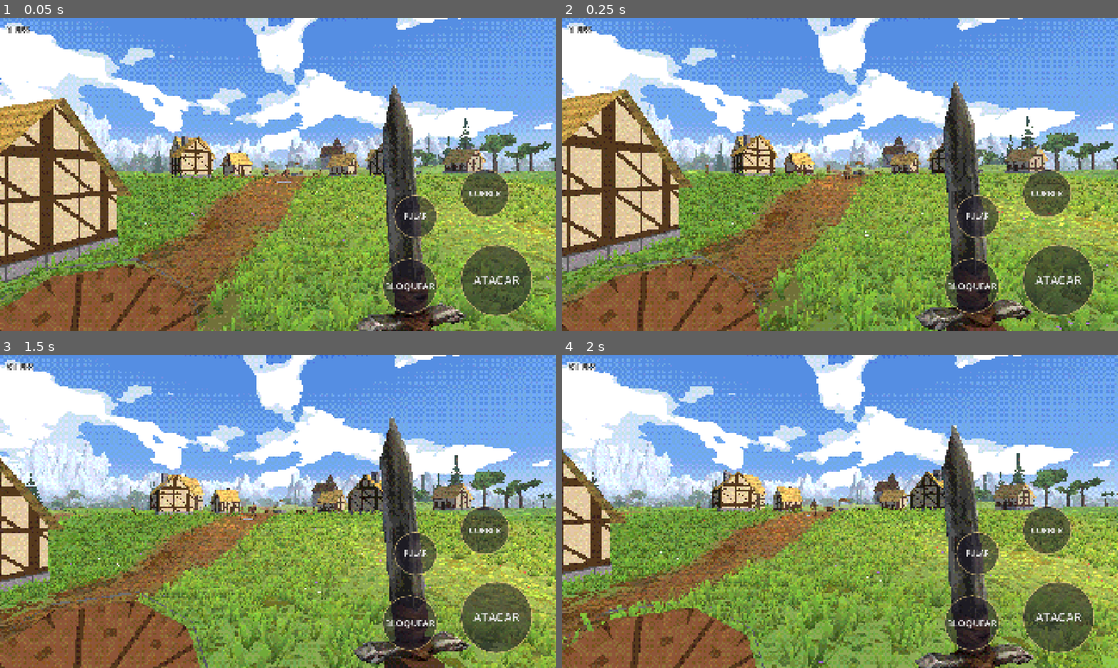
Above: before the commit, frames 1-4 (two rows, left to right).
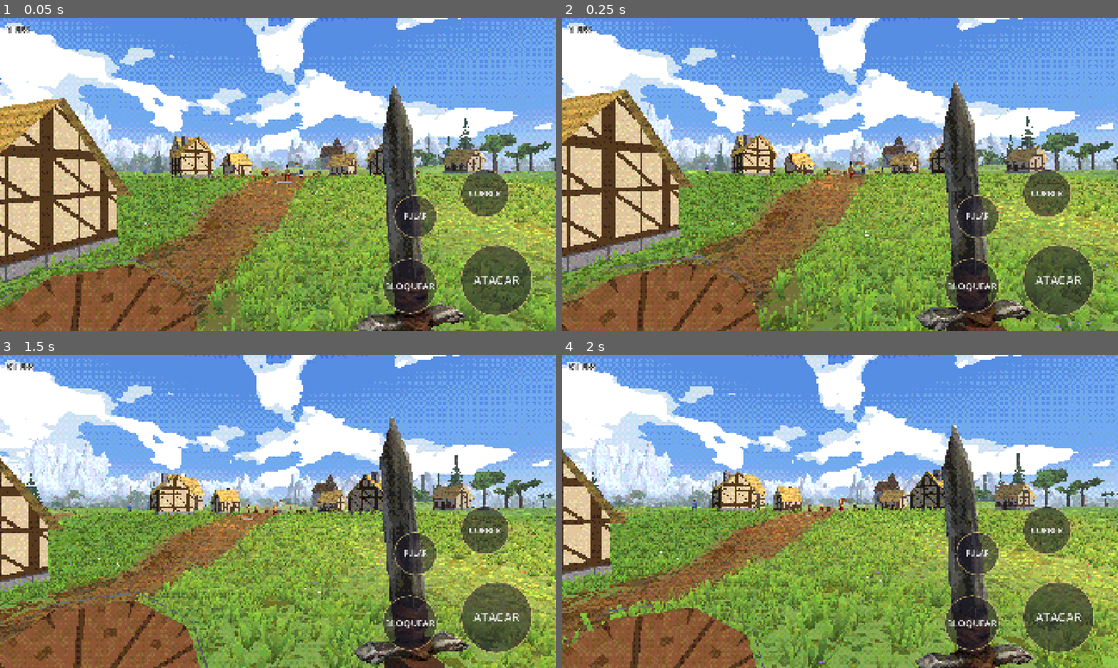
Above: after the commit, the same moments.

Repository: rhfazeredo-ops/Dallarian
Game: Godot game, scene res://cenas/mundo.tscn
Same seed, same stepped clock (60 frames per second), same inputs: the game is played once before the commit and once after it.
Inputs (mouse positions are in pixels of both pictures, inside the frame that each line leads up to):
- Up to frame 1 (0.05 s): no input
- Up to frame 2 (0.25 s): no input
- Up to frame 3 (1.5 s): tap Enter at 0.5 s; move the mouse to (400, 495) at 0.52 s; hold Right (ui_right) 0.53-1.25 s; hold Shift 0.53-1.25 s; click (400, 495) at 0.67 s; tap Space at 0.77 s; drag from (166, 527) to (250, 574) at 1.27 s
- Up to frame 4 (2 s): no input

The runs differ from the first frame. In frame 1, 0.1% of the frame differs, in the area x 25-76%, y 46-53%; in frame 2, 0.2%; in frame 3, 0.2%; in frame 4, 0.2%, in the area x 23-57%, y 45-52%.

Commit message:
Duas skins novas de morador (NPC 2 de bigode e calça vermelha, NPC 3 loiro de túnica azul)
- Mesmo corpo e esqueleto do NPC base; cada uma reduzida para 2.200 triângulos.
- Skins desenhadas aparecem com a própria textura; o NPC base continua com cores sorteadas.
- Na vila: ~40% base com cores sorteadas, ~30% NPC 2, ~30% NPC 3.

Co-Authored-By: Claude Opus 5.5 <noreply@anthropic.com>
Claude-Session: https://claude.ai/code/session_01WFSuYSG1mTsBiEAWeNGYj8

Diff:
--- a/godot/scripts/npc.gd
+++ b/godot/scripts/npc.gd
@@ -24,14 +24,20 @@
 const TUNICAS := [Color(0.86, 0.72, 0.52), Color(0.3, 0.4, 0.62), Color(0.55, 0.2, 0.2), Color(0.35, 0.5, 0.3), Color(0.55, 0.42, 0.3), Color(0.62, 0.6, 0.55), Color(0.72, 0.6, 0.25)]
 const CALCAS := [Color(0.45, 0.44, 0.47), Color(0.35, 0.28, 0.2), Color(0.28, 0.32, 0.25), Color(0.25, 0.26, 0.32), Color(0.5, 0.42, 0.32)]
 
+# skins: 1 = modelo base com cores sorteadas; 2 e 3 = skins desenhadas no Tripo (mesmo corpo, textura própria)
+const SKINS := ["res://assets/modelos/npc.glb", "res://assets/modelos/npc2.glb", "res://assets/modelos/npc3.glb"]
+var skin := 0
+
 func montar(mundo, semente: int, centro: Vector2, raio: float) -> void:
 	m = mundo; rng.seed = semente; area_centro = centro; area_raio = raio
+	var sorteio := rng.randf()
+	skin = 0 if sorteio < 0.4 else (1 if sorteio < 0.7 else 2)
 	var cs := CollisionShape3D.new(); var cap := CapsuleShape3D.new(); cap.radius = 0.3; cap.height = 1.7
 	cs.shape = cap; cs.position = Vector3(0, 0.85, 0); add_child(cs)
 	motion_mode = CharacterBody3D.MOTION_MODE_FLOATING      # anda no plano; a altura vem do terreno
 	# modelo: 0,98 m no arquivo, de frente para -X → girado para frente = -Z e escalado
 	visual = Node3D.new(); add_child(visual)
-	var mod: Node3D = load("res://assets/modelos/npc.glb").instantiate(); visual.add_child(mod)
+	var mod: Node3D = load(SKINS[skin]).instantiate(); visual.add_child(mod)
 	var alt := rng.randf_range(1.62, 1.86); var larg := rng.randf_range(0.92, 1.12)
 	var k := alt / 0.981
 	mod.scale = Vector3(k * larg, k, k * larg); mod.rotation_degrees.y = 90     # o modelo olha para +X
@@ -44,6 +50,7 @@
 		_regioes(mi)
 		mi.material_override = sm
 	sm.set_shader_parameter("neblina", m.NEBLINA)
+	sm.set_shader_parameter("original", skin > 0)
 	sm.set_shader_parameter("cor_pele", PELES[rng.randi() % PELES.size()])
 	sm.set_shader_parameter("cor_couro", COUROS[rng.randi() % COUROS.size()])
 	sm.set_shader_parameter("cor_cabelo", CABELOS[rng.randi() % CABELOS.size()])
@@ -57,9 +64,9 @@
 
 # marca no vértice quanto ele pertence à cabeça (r) e às mãos (g), pelo peso dos ossos — para separar pele
 # de túnica e cabelo de couro, que têm a mesma cor na textura. Feito uma vez e reaproveitado.
-static var _malha_pronta: ArrayMesh
+static var _malhas_prontas := {}
 func _regioes(mi: MeshInstance3D) -> void:
-	if _malha_pronta: mi.mesh = _malha_pronta; return
+	if _malhas_prontas.has(skin): mi.mesh = _malhas_prontas[skin]; return
 	var arr := mi.mesh.surface_get_arrays(0)
 	var ossos = arr[Mesh.ARRAY_BONES]; var pesos = arr[Mesh.ARRAY_WEIGHTS]
 	var nomes := []
@@ -84,7 +91,7 @@
 	if por == 8: flags = Mesh.ARRAY_FLAG_USE_8_BONE_WEIGHTS
 	nova.add_surface_from_arrays(Mesh.PRIMITIVE_TRIANGLES, arr, [], {}, flags)
 	nova.surface_set_material(0, mi.mesh.surface_get_material(0))
-	_malha_pronta = nova; mi.mesh = nova
+	_malhas_prontas[skin] = nova; mi.mesh = nova
 
 func _novo_alvo() -> void:
 	for t in 30:
--- a/godot/shaders/npc.gdshader
+++ b/godot/shaders/npc.gdshader
@@ -10,6 +10,7 @@
 uniform vec3 cor_calca : source_color = vec3(0.45, 0.44, 0.47);
 uniform vec3 cor_couro : source_color = vec3(0.42, 0.26, 0.15);
 uniform vec3 cor_cabelo : source_color = vec3(0.4, 0.24, 0.12);
+uniform bool original = false;   // skin desenhada (NPC 2, 3...): usa a textura como veio
 uniform vec2 grade = vec2(320.0, 180.0);
 uniform vec3 sol = vec3(0.45, 0.6, 0.35);
 uniform vec3 luz_sol : source_color = vec3(0.95, 0.88, 0.72);
@@ -52,5 +53,6 @@
   float l = h.z;
   vec3 c = cor_calca * (l / 0.4) * cinza + cor_couro * (l / 0.38) * couro + cor_cabelo * (l / 0.38) * cabelo
          + cor_pele * (l / 0.88) * pele + cor_tunica * (l / 0.85) * tunica;
+  if (original) c = t;
   ALBEDO = mix(c * luz, neblina, nb);
 }
Binary file added: godot/assets/modelos/npc2.glb
Not shown, added: godot/assets/modelos/npc2.glb.import
Binary file added: godot/assets/modelos/npc2_tripo_rgb_e88facd3-4abb-4434-9373-90062b766bfd.png
Not shown, added: godot/assets/modelos/npc2_tripo_rgb_e88facd3-4abb-4434-9373-90062b766bfd.png.import
Binary file added: godot/assets/modelos/npc3.glb
Not shown, added: godot/assets/modelos/npc3.glb.import
Binary file added: godot/assets/modelos/npc3_tripo_rgb_5fa30bec-3542-47fc-a7c9-94a0c13fd2d0.png
Not shown, added: godot/assets/modelos/npc3_tripo_rgb_5fa30bec-3542-47fc-a7c9-94a0c13fd2d0.png.import
